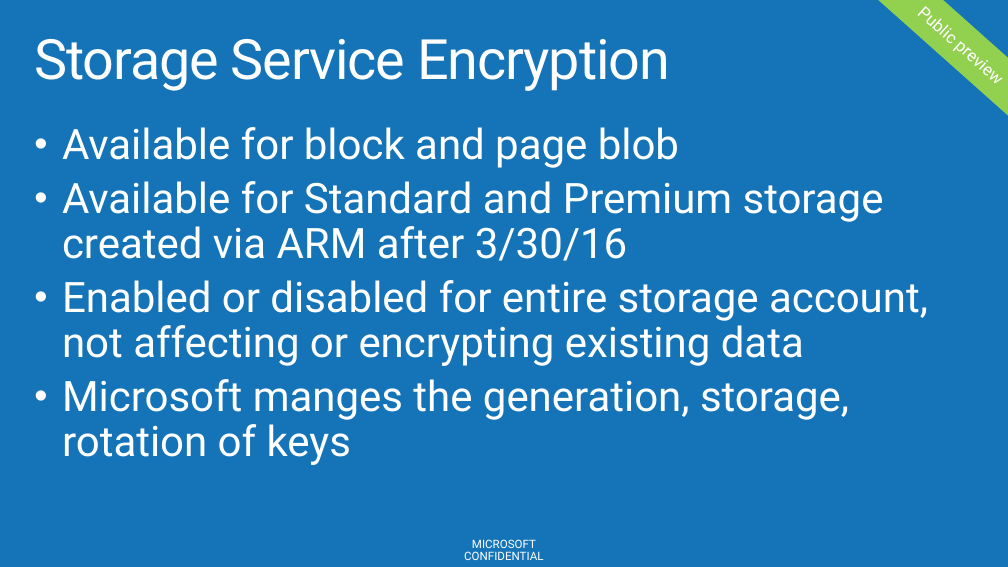
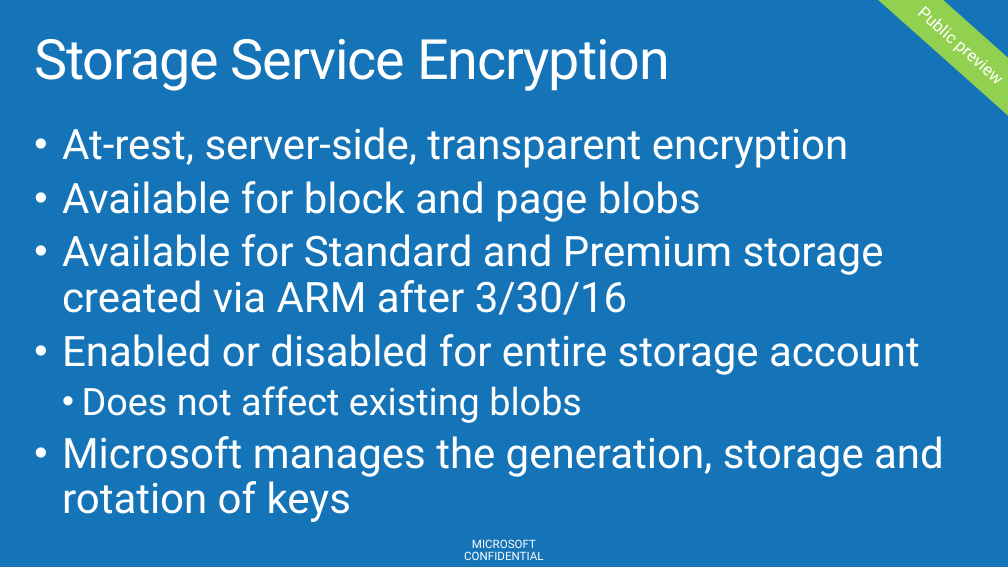
Before and after one commit to AzureCAT-GSI/SAP-on-Azure, a slide deck: slide 29 of SAP-on-Azure-Workshop-multi-day-/Presentations/Azure Compute Storage Network for SAP.pptx. Drawn at 1008x567 pixels with LibreOffice and Linux fonts; fonts in the diff are those of the drawing; background and template pictures are left out. Boxes give left, top, right and bottom in pixels: in the first picture for what was removed or moved away, otherwise in the second. Text is boxed around its words. In the diff, an @@ line names an element or a change of style, - is before the commit and + after.

```diff
--- a/SAP-on-Azure-Workshop-multi-day-/Presentations/Azure Compute Storage Network for SAP.pptx
+++ b/SAP-on-Azure-Workshop-multi-day-/Presentations/Azure Compute Storage Network for SAP.pptx
@@ text at <box>62,127,848,222</box>: text changed @@
-• Available for block and page blob
+• At-rest, server-side, transparent encryption
+• Available for block and page blobs
@@ text at <box>62,334,944,522</box>: text changed @@
-• Enabled or disabled for entire storage account, not affecting or encrypting existing data
-• Microsoft manges the generation, storage, rotation of keys
+• Enabled or disabled for entire storage account
+  • Does not affect existing blobs
+• Microsoft manages the generation, storage and rotation of keys
```
Also in this commit, not shown: 10 other slides changed, 2 slides added, 2 slides removed.
